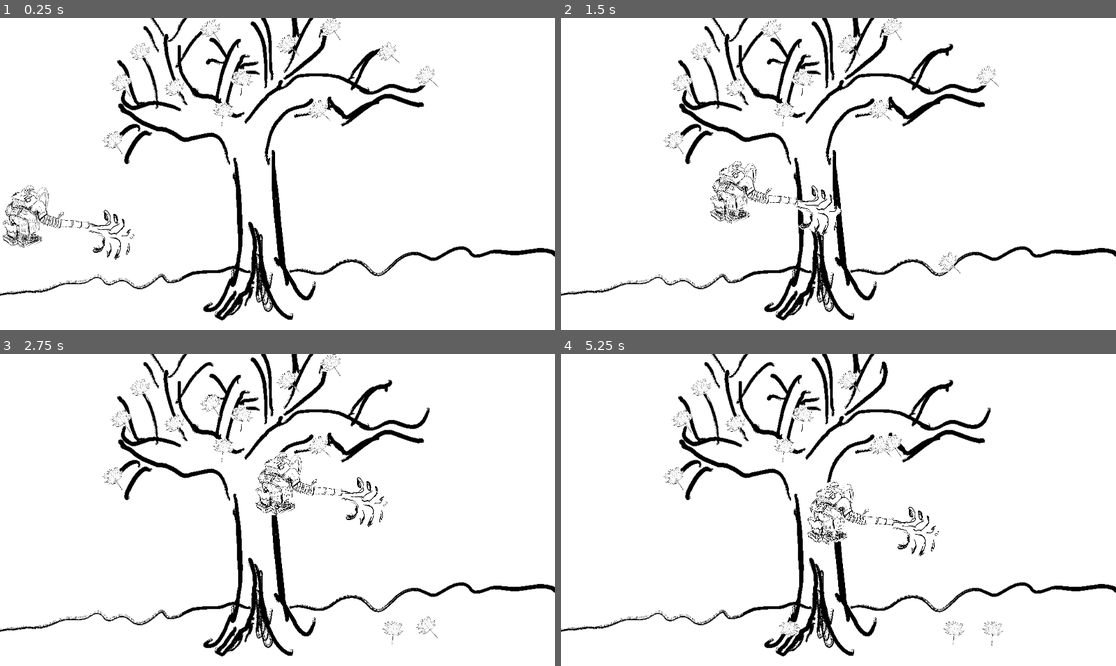
Above: before the commit, frames 1-4 (two rows, left to right).
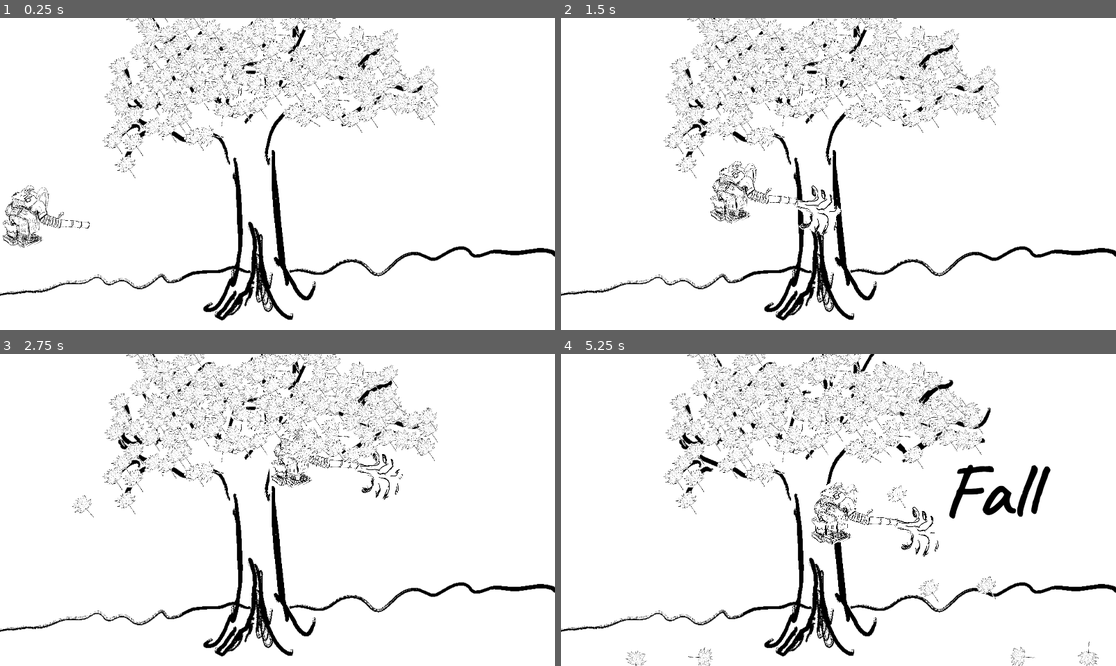
Above: after the commit, the same moments.

Repository: nrichards/fall_game
Game: Godot game, scene res://world.tscn
The game is run twice, just before and just after one commit, with the same random seed, the same clock (stepped at 60 frames per second) and the same inputs.
Inputs (mouse positions are in pixels of both pictures, inside the frame that each line leads up to):
- Up to frame 1 (0.25 s): no input
- Up to frame 2 (1.5 s): tap Enter at 0.5 s; move the mouse to (960, 158) at 0.52 s; click (960, 158) at 0.6 s; move the mouse to (727, 189) at 1.27 s; click (727, 189) at 1.35 s
- Up to frame 3 (2.75 s): move the mouse to (333, 441) at 2.02 s; click (333, 441) at 2.1 s
- Up to frame 4 (5.25 s): move the mouse to (810, 572) at 2.77 s; click (810, 572) at 2.85 s; move the mouse to (1005, 556) at 3.52 s; click (1005, 556) at 3.6 s; move the mouse to (672, 463) at 4.27 s; click (672, 463) at 4.35 s; move the mouse to (866, 510) at 5.02 s; click (866, 510) at 5.1 s

The runs differ from the first frame. In frame 1, 6.2% of the frame differs, in the area x 15-79%, y 0-78%; in frame 2, 6.1%; in frame 3, 7.6%; in frame 4, 8.5%, in the area x 11-97%, y 0-100%.

Commit message:
Add fall text

Diff:
--- /dev/null
+++ b/fall_fadein.gd
@@ -0,0 +1,16 @@
+extends Sprite2D
+
+@onready var timer = $Timer
+
+
+# Called when the node enters the scene tree for the first time.
+func _ready():
+	pass # Replace with function body.
+
+
+# Called every frame. 'delta' is the elapsed time since the previous frame.
+func _process(delta):
+	pass
+
+func show_me():
+	visible = true
--- a/player.gd
+++ b/player.gd
@@ -2,11 +2,14 @@
 
 @export var speed = 500
 
+@onready var air_gust = $LeafBlower/AirGust
+@onready var audio_stream_player_2d = $AudioStreamPlayer2D
 
 var click_position
 
 func _ready():
 	click_position = Vector2(position.x, position.y)
+
 
 
 func _physics_process(delta):
@@ -15,7 +18,14 @@
 
 	var target_position = (click_position - position).normalized()
 
-	if position.distance_to(click_position) > 3:
+	if position.distance_to(click_position) > 30:
 		velocity = target_position * speed
 		move_and_slide()
+		air_gust.visible = true
+		if not audio_stream_player_2d.playing:
+			audio_stream_player_2d.play()
+	else:
+		air_gust.visible = false
 		#look_at(click_position)
+		if audio_stream_player_2d.playing:
+			audio_stream_player_2d.stop()
--- a/world.tscn
+++ b/world.tscn
@@ -1,10 +1,13 @@
-[gd_scene load_steps=8 format=3 uid="uid://b085ox7amtmma"]
+[gd_scene load_steps=11 format=3 uid="uid://b085ox7amtmma"]
 
 [ext_resource type="Texture2D" uid="uid://bvo2qphrm0sii" path="res://tree.png" id="1_5jemy"]
 [ext_resource type="Texture2D" uid="uid://l6ovsllg7121" path="res://leaf_blower.png" id="2_2r642"]
 [ext_resource type="Script" path="res://player.gd" id="3_fh4yc"]
 [ext_resource type="Texture2D" uid="uid://f71uesclxgg4" path="res://air_gust.png" id="3_ip5iy"]
+[ext_resource type="AudioStream" uid="uid://ba26w5cxmo3jo" path="res://leaf_blower.wav" id="5_8f0qy"]
 [ext_resource type="PackedScene" uid="uid://brf4ybnyas2rq" path="res://leaf.tscn" id="5_do25o"]
+[ext_resource type="Texture2D" uid="uid://4x05wmmndiy4" path="res://fall.png" id="7_0jjph"]
+[ext_resource type="Script" path="res://fall_fadein.gd" id="8_fpfy5"]
 
 [sub_resource type="RectangleShape2D" id="RectangleShape2D_ock2f"]
 size = Vector2(1628.5, 256)
@@ -23,13 +26,14 @@
 [node name="StaticBody2D" type="StaticBody2D" parent="Tree"]
 
 [node name="CollisionShape2D" type="CollisionShape2D" parent="Tree/StaticBody2D"]
-position = Vector2(-27.933, 346.36)
+position = Vector2(-28.834, 400.045)
 scale = Vector2(0.901066, 0.865899)
 shape = SubResource("RectangleShape2D_ock2f")
 
 [node name="LeafBlower" type="CharacterBody2D" parent="."]
 position = Vector2(92, 403)
 collision_layer = 2
+collision_mask = 2
 script = ExtResource("3_fh4yc")
 
 [node name="CollisionShape2D" type="CollisionShape2D" parent="LeafBlower"]
@@ -48,10 +52,377 @@
 scale = Vector2(1.87031, 1.87031)
 texture = ExtResource("3_ip5iy")
 
+[node name="AudioStreamPlayer2D" type="AudioStreamPlayer2D" parent="LeafBlower"]
+stream = ExtResource("5_8f0qy")
+
 [node name="Leaves" type="Node" parent="."]
 
 [node name="Leaf" parent="Leaves" instance=ExtResource("5_do25o")]
 position = Vector2(252, 141)
+
+[node name="Leaf13" parent="Leaves" instance=ExtResource("5_do25o")]
+position = Vector2(279, 208)
+
+[node name="Leaf14" parent="Leaves" instance=ExtResource("5_do25o")]
+position = Vector2(404, 253)
+
+[node name="Leaf15" parent="Leaves" instance=ExtResource("5_do25o")]
+position = Vector2(343, 41)
+
+[node name="Leaf16" parent="Leaves" instance=ExtResource("5_do25o")]
+position = Vector2(415, 169)
+
+[node name="Leaf17" parent="Leaves" instance=ExtResource("5_do25o")]
+position = Vector2(320, 231)
+
+[node name="Leaf18" parent="Leaves" instance=ExtResource("5_do25o")]
+position = Vector2(280, 160)
+
+[node name="Leaf19" parent="Leaves" instance=ExtResource("5_do25o")]
+position = Vector2(262, 310)
+
+[node name="Leaf20" parent="Leaves" instance=ExtResource("5_do25o")]
+position = Vector2(278, 264)
+
+[node name="Leaf21" parent="Leaves" instance=ExtResource("5_do25o")]
+position = Vector2(254, 232)
+
+[node name="Leaf22" parent="Leaves" instance=ExtResource("5_do25o")]
+position = Vector2(240, 169)
+
+[node name="Leaf23" parent="Leaves" instance=ExtResource("5_do25o")]
+position = Vector2(249, 106)
+
+[node name="Leaf24" parent="Leaves" instance=ExtResource("5_do25o")]
+position = Vector2(470, 46)
+
+[node name="Leaf25" parent="Leaves" instance=ExtResource("5_do25o")]
+position = Vector2(516, 83)
+
+[node name="Leaf26" parent="Leaves" instance=ExtResource("5_do25o")]
+position = Vector2(550, 11)
+
+[node name="Leaf27" parent="Leaves" instance=ExtResource("5_do25o")]
+position = Vector2(532, 55)
+
+[node name="Leaf28" parent="Leaves" instance=ExtResource("5_do25o")]
+position = Vector2(566, 72)
+
+[node name="Leaf29" parent="Leaves" instance=ExtResource("5_do25o")]
+position = Vector2(549, 107)
+
+[node name="Leaf30" parent="Leaves" instance=ExtResource("5_do25o")]
+position = Vector2(574, 106)
+
+[node name="Leaf31" parent="Leaves" instance=ExtResource("5_do25o")]
+position = Vector2(604, 15)
+
+[node name="Leaf32" parent="Leaves" instance=ExtResource("5_do25o")]
+position = Vector2(537, 28)
+
+[node name="Leaf33" parent="Leaves" instance=ExtResource("5_do25o")]
+position = Vector2(626, 82)
+
+[node name="Leaf34" parent="Leaves" instance=ExtResource("5_do25o")]
+position = Vector2(650, 13)
+
+[node name="Leaf35" parent="Leaves" instance=ExtResource("5_do25o")]
+position = Vector2(683, 69)
+
+[node name="Leaf36" parent="Leaves" instance=ExtResource("5_do25o")]
+position = Vector2(658, 68)
+
+[node name="Leaf37" parent="Leaves" instance=ExtResource("5_do25o")]
+position = Vector2(648, 99)
+
+[node name="Leaf38" parent="Leaves" instance=ExtResource("5_do25o")]
+position = Vector2(606, 112)
+
+[node name="Leaf39" parent="Leaves" instance=ExtResource("5_do25o")]
+position = Vector2(610, 201)
+
+[node name="Leaf40" parent="Leaves" instance=ExtResource("5_do25o")]
+position = Vector2(647, 131)
+
+[node name="Leaf41" parent="Leaves" instance=ExtResource("5_do25o")]
+position = Vector2(686, 158)
+
+[node name="Leaf42" parent="Leaves" instance=ExtResource("5_do25o")]
+position = Vector2(731, 119)
+
+[node name="Leaf43" parent="Leaves" instance=ExtResource("5_do25o")]
+position = Vector2(736, 87)
+
+[node name="Leaf44" parent="Leaves" instance=ExtResource("5_do25o")]
+position = Vector2(773, 62)
+
+[node name="Leaf45" parent="Leaves" instance=ExtResource("5_do25o")]
+position = Vector2(807, 48)
+
+[node name="Leaf46" parent="Leaves" instance=ExtResource("5_do25o")]
+position = Vector2(779, 99)
+
+[node name="Leaf47" parent="Leaves" instance=ExtResource("5_do25o")]
+position = Vector2(760, 130)
+
+[node name="Leaf48" parent="Leaves" instance=ExtResource("5_do25o")]
+position = Vector2(791, 150)
+
+[node name="Leaf49" parent="Leaves" instance=ExtResource("5_do25o")]
+position = Vector2(824, 131)
+
+[node name="Leaf50" parent="Leaves" instance=ExtResource("5_do25o")]
+position = Vector2(857, 144)
+
+[node name="Leaf51" parent="Leaves" instance=ExtResource("5_do25o")]
+position = Vector2(890, 161)
+
+[node name="Leaf52" parent="Leaves" instance=ExtResource("5_do25o")]
+position = Vector2(884, 200)
+
+[node name="Leaf53" parent="Leaves" instance=ExtResource("5_do25o")]
+position = Vector2(854, 187)
+
+[node name="Leaf54" parent="Leaves" instance=ExtResource("5_do25o")]
+position = Vector2(804, 180)
+
+[node name="Leaf55" parent="Leaves" instance=ExtResource("5_do25o")]
+position = Vector2(765, 205)
+
+[node name="Leaf56" parent="Leaves" instance=ExtResource("5_do25o")]
+position = Vector2(733, 216)
+
+[node name="Leaf57" parent="Leaves" instance=ExtResource("5_do25o")]
+position = Vector2(698, 203)
+
+[node name="Leaf58" parent="Leaves" instance=ExtResource("5_do25o")]
+position = Vector2(694, 118)
+
+[node name="Leaf59" parent="Leaves" instance=ExtResource("5_do25o")]
+position = Vector2(608, 155)
+
+[node name="Leaf60" parent="Leaves" instance=ExtResource("5_do25o")]
+position = Vector2(566, 159)
+
+[node name="Leaf61" parent="Leaves" instance=ExtResource("5_do25o")]
+position = Vector2(536, 187)
+
+[node name="Leaf62" parent="Leaves" instance=ExtResource("5_do25o")]
+position = Vector2(503, 194)
+
+[node name="Leaf63" parent="Leaves" instance=ExtResource("5_do25o")]
+position = Vector2(452, 146)
+
+[node name="Leaf64" parent="Leaves" instance=ExtResource("5_do25o")]
+position = Vector2(462, 89)
+
+[node name="Leaf65" parent="Leaves" instance=ExtResource("5_do25o")]
+position = Vector2(449, 96)
+
+[node name="Leaf66" parent="Leaves" instance=ExtResource("5_do25o")]
+position = Vector2(512, 38)
+
+[node name="Leaf67" parent="Leaves" instance=ExtResource("5_do25o")]
+position = Vector2(406, 13)
+
+[node name="Leaf68" parent="Leaves" instance=ExtResource("5_do25o")]
+position = Vector2(378, 24)
+
+[node name="Leaf69" parent="Leaves" instance=ExtResource("5_do25o")]
+position = Vector2(378, 60)
+
+[node name="Leaf70" parent="Leaves" instance=ExtResource("5_do25o")]
+position = Vector2(365, 104)
+
+[node name="Leaf71" parent="Leaves" instance=ExtResource("5_do25o")]
+position = Vector2(396, 134)
+
+[node name="Leaf72" parent="Leaves" instance=ExtResource("5_do25o")]
+position = Vector2(416, 56)
+
+[node name="Leaf73" parent="Leaves" instance=ExtResource("5_do25o")]
+position = Vector2(316, 87)
+
+[node name="Leaf74" parent="Leaves" instance=ExtResource("5_do25o")]
+position = Vector2(309, 124)
+
+[node name="Leaf75" parent="Leaves" instance=ExtResource("5_do25o")]
+position = Vector2(326, 146)
+
+[node name="Leaf76" parent="Leaves" instance=ExtResource("5_do25o")]
+position = Vector2(313, 180)
+
+[node name="Leaf77" parent="Leaves" instance=ExtResource("5_do25o")]
+position = Vector2(305, 23)
+
+[node name="Leaf78" parent="Leaves" instance=ExtResource("5_do25o")]
+position = Vector2(282, -23)
+
+[node name="Leaf79" parent="Leaves" instance=ExtResource("5_do25o")]
+position = Vector2(280, -3)
+
+[node name="Leaf80" parent="Leaves" instance=ExtResource("5_do25o")]
+position = Vector2(330, -13)
+
+[node name="Leaf81" parent="Leaves" instance=ExtResource("5_do25o")]
+position = Vector2(393, -8)
+
+[node name="Leaf82" parent="Leaves" instance=ExtResource("5_do25o")]
+position = Vector2(415, -33)
+
+[node name="Leaf83" parent="Leaves" instance=ExtResource("5_do25o")]
+position = Vector2(612, -10)
+
+[node name="Leaf84" parent="Leaves" instance=ExtResource("5_do25o")]
+position = Vector2(619, -38)
+
+[node name="Leaf85" parent="Leaves" instance=ExtResource("5_do25o")]
+position = Vector2(601, -51)
+
+[node name="Leaf86" parent="Leaves" instance=ExtResource("5_do25o")]
+position = Vector2(592, -29)
+
+[node name="Leaf87" parent="Leaves" instance=ExtResource("5_do25o")]
+position = Vector2(347, 236)
+
+[node name="Leaf88" parent="Leaves" instance=ExtResource("5_do25o")]
+position = Vector2(380, 212)
+
+[node name="Leaf89" parent="Leaves" instance=ExtResource("5_do25o")]
+position = Vector2(366, 216)
+
+[node name="Leaf90" parent="Leaves" instance=ExtResource("5_do25o")]
+position = Vector2(441, 164)
+
+[node name="Leaf91" parent="Leaves" instance=ExtResource("5_do25o")]
+position = Vector2(383, 107)
+
+[node name="Leaf92" parent="Leaves" instance=ExtResource("5_do25o")]
+position = Vector2(393, 88)
+
+[node name="Leaf93" parent="Leaves" instance=ExtResource("5_do25o")]
+position = Vector2(352, 75)
+
+[node name="Leaf94" parent="Leaves" instance=ExtResource("5_do25o")]
+position = Vector2(342, 126)
+
+[node name="Leaf95" parent="Leaves" instance=ExtResource("5_do25o")]
+position = Vector2(379, 178)
+
+[node name="Leaf96" parent="Leaves" instance=ExtResource("5_do25o")]
+position = Vector2(451, 118)
+
+[node name="Leaf97" parent="Leaves" instance=ExtResource("5_do25o")]
+position = Vector2(485, 65)
+
+[node name="Leaf98" parent="Leaves" instance=ExtResource("5_do25o")]
+position = Vector2(440, 65)
+
+[node name="Leaf99" parent="Leaves" instance=ExtResource("5_do25o")]
+position = Vector2(616, 131)
+
+[node name="Leaf100" parent="Leaves" instance=ExtResource("5_do25o")]
+position = Vector2(730, 149)
+
+[node name="Leaf101" parent="Leaves" instance=ExtResource("5_do25o")]
+position = Vector2(760, 159)
+rotation = -2.05924
+
+[node name="Leaf102" parent="Leaves" instance=ExtResource("5_do25o")]
+position = Vector2(760, 159)
+rotation = -0.408015
+
+[node name="Leaf103" parent="Leaves" instance=ExtResource("5_do25o")]
+position = Vector2(818, 111)
+rotation = -0.408015
+
+[node name="Leaf104" parent="Leaves" instance=ExtResource("5_do25o")]
+position = Vector2(638, 212)
+rotation = -0.408015
+
+[node name="Leaf105" parent="Leaves" instance=ExtResource("5_do25o")]
+position = Vector2(671, 114)
+rotation = -0.408015
+
+[node name="Leaf106" parent="Leaves" instance=ExtResource("5_do25o")]
+position = Vector2(703, 86)
+rotation = 2.26759
+
+[node name="Leaf107" parent="Leaves" instance=ExtResource("5_do25o")]
+position = Vector2(747, 40)
+rotation = 5.38724
+
+[node name="Leaf108" parent="Leaves" instance=ExtResource("5_do25o")]
+position = Vector2(716, 63)
+rotation = 5.38724
+
+[node name="Leaf109" parent="Leaves" instance=ExtResource("5_do25o")]
+position = Vector2(496, 101)
+rotation = 5.38724
+
+[node name="Leaf110" parent="Leaves" instance=ExtResource("5_do25o")]
+position = Vector2(419, 88)
+rotation = 5.38724
+
+[node name="Leaf111" parent="Leaves" instance=ExtResource("5_do25o")]
+position = Vector2(420, 134)
+rotation = 5.38724
+
+[node name="Leaf112" parent="Leaves" instance=ExtResource("5_do25o")]
+position = Vector2(489, 152)
+rotation = 5.38724
+
+[node name="Leaf113" parent="Leaves" instance=ExtResource("5_do25o")]
+position = Vector2(318, 40)
+rotation = 5.38724
+
+[node name="Leaf114" parent="Leaves" instance=ExtResource("5_do25o")]
+position = Vector2(356, 181)
+rotation = 5.38724
+
+[node name="Leaf115" parent="Leaves" instance=ExtResource("5_do25o")]
+position = Vector2(258, 188)
+rotation = 5.38724
+
+[node name="Leaf116" parent="Leaves" instance=ExtResource("5_do25o")]
+position = Vector2(435, 248)
+rotation = 5.38724
+
+[node name="Leaf117" parent="Leaves" instance=ExtResource("5_do25o")]
+position = Vector2(534, 142)
+rotation = 5.38724
+
+[node name="Leaf118" parent="Leaves" instance=ExtResource("5_do25o")]
+position = Vector2(565, 37)
+rotation = 5.38724
+
+[node name="Leaf119" parent="Leaves" instance=ExtResource("5_do25o")]
+position = Vector2(572, 125)
+rotation = 5.38724
+
+[node name="Leaf120" parent="Leaves" instance=ExtResource("5_do25o")]
+position = Vector2(645, 179)
+rotation = 5.38724
+
+[node name="Leaf121" parent="Leaves" instance=ExtResource("5_do25o")]
+position = Vector2(696, 173)
+rotation = 5.38724
+
+[node name="Leaf122" parent="Leaves" instance=ExtResource("5_do25o")]
+position = Vector2(769, 174)
+rotation = 5.38724
+
+[node name="Leaf123" parent="Leaves" instance=ExtResource("5_do25o")]
+position = Vector2(840, 181)
+rotation = 5.38724
+
+[node name="Leaf124" parent="Leaves" instance=ExtResource("5_do25o")]
+position = Vector2(669, 43)
+rotation = 5.38724
+
+[node name="Leaf125" parent="Leaves" instance=ExtResource("5_do25o")]
+position = Vector2(669, 43)
+rotation = 5.38724
 
 [node name="Leaf2" parent="Leaves" instance=ExtResource("5_do25o")]
 position = Vector2(292, 76)
@@ -91,3 +462,17 @@
 [node name="Leaf8" parent="Leaves" instance=ExtResource("5_do25o")]
 position = Vector2(886, 125)
 rotation = -0.21841
+
+[node name="Fall" type="Sprite2D" parent="."]
+visible = false
+position = Vector2(917, 289)
+scale = Vector2(0.690298, 0.690298)
+texture = ExtResource("7_0jjph")
+script = ExtResource("8_fpfy5")
+
+[node name="Timer" type="Timer" parent="Fall"]
+wait_time = 5.0
+one_shot = true
+autostart = true
+
+[connection signal="timeout" from="Fall/Timer" to="Fall" method="show_me"]
Binary file added: fall.png
Not shown, added: fall.png.import
Not shown, added: leaf_blower.wav.import
Not shown, added: leaf_blower.wav
